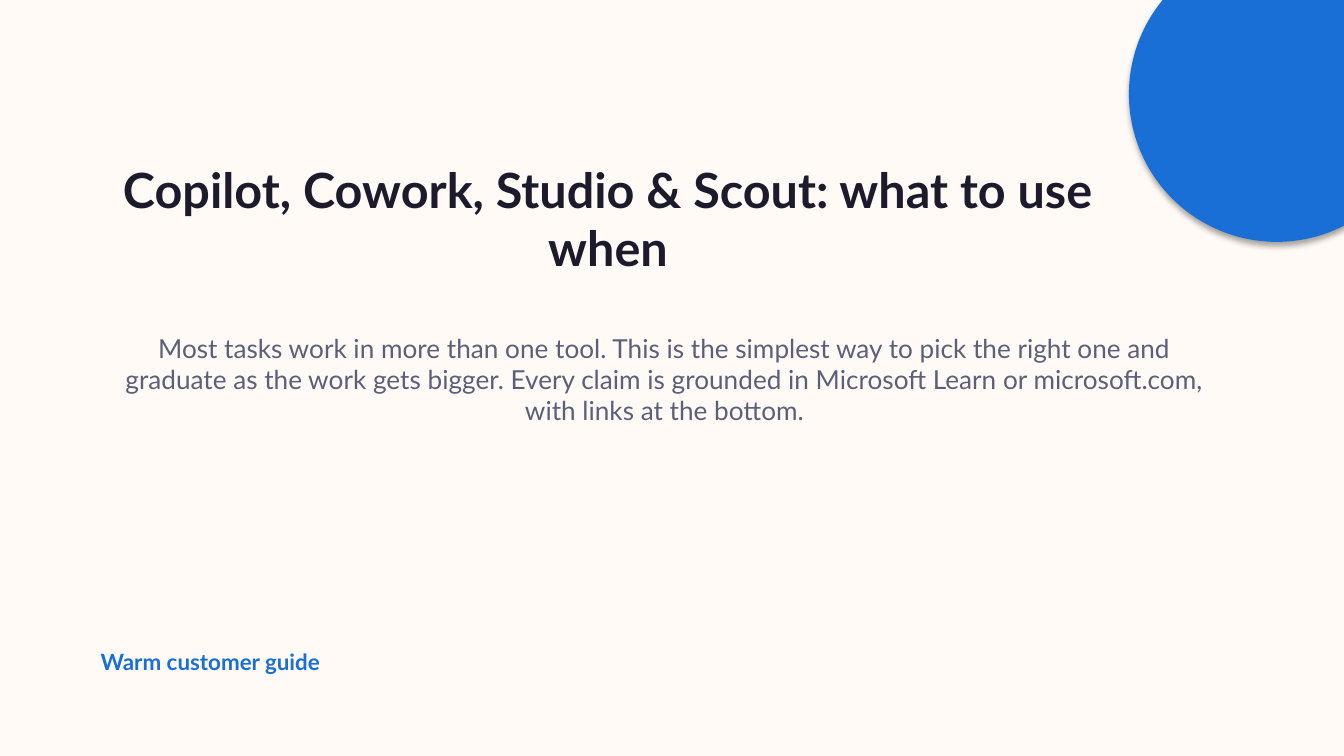
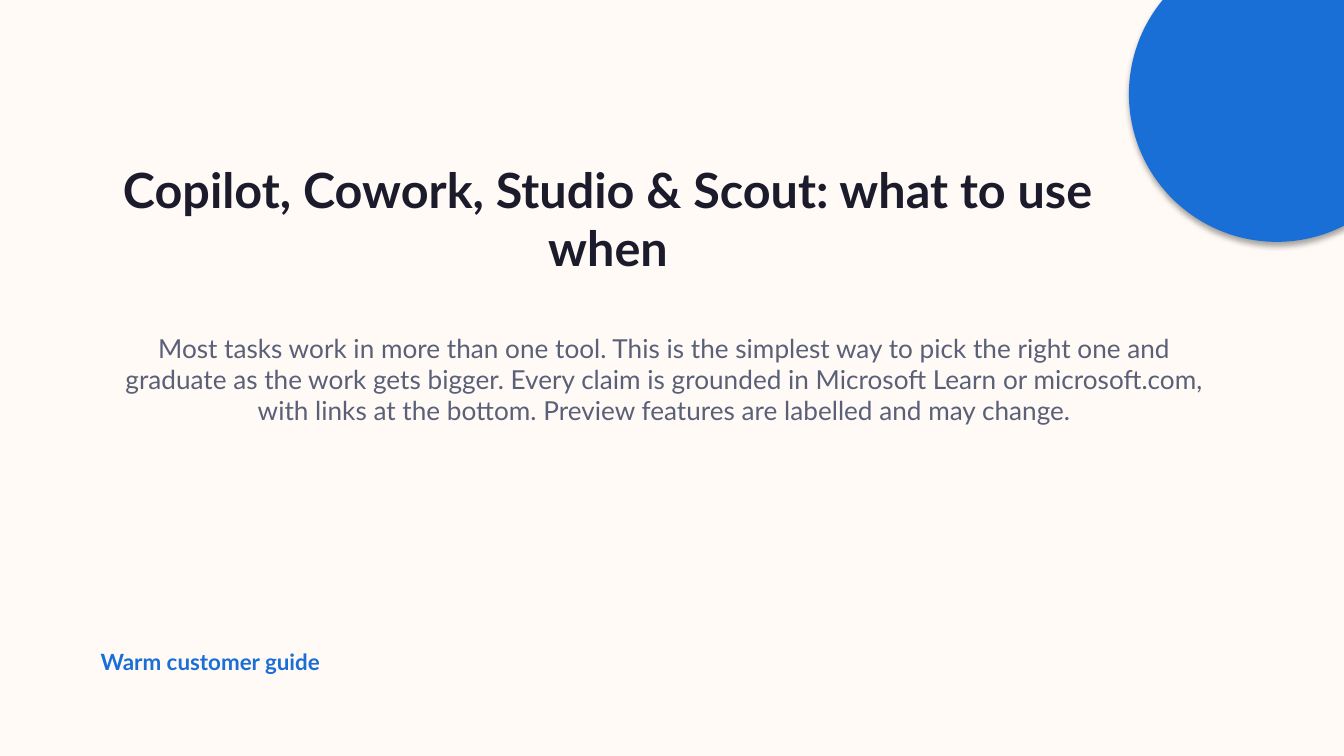
Before and after one commit to steffiyappy/copilot-what-to-use-when, a slide deck: slide 1 of slides/What to use when - Copilot, Cowork, Studio and Scout (Business - full).pptx. Drawn at 1344x756 pixels with LibreOffice and Linux fonts; fonts in the diff are those of the drawing. Boxes give left, top, right and bottom in pixels: in the first picture for what was removed or moved away, otherwise in the second. Text is boxed around its words. In the diff, an @@ line names an element or a change of style, - is before the commit and + after.

```diff
--- a/slides/What to use when - Copilot, Cowork, Studio and Scout (Business - full).pptx
+++ b/slides/What to use when - Copilot, Cowork, Studio and Scout (Business - full).pptx
@@ subtitle at [125,338,1203,425]: text changed @@
-Most tasks work in more than one tool. This is the simplest way to pick the right one and graduate as the work gets bigger. Every claim is grounded in Microsoft Learn or microsoft.com, with links at the bottom.
+Most tasks work in more than one tool. This is the simplest way to pick the right one and graduate as the work gets bigger. Every claim is grounded in Microsoft Learn or microsoft.com, with links at the bottom. Preview features are labelled and may change.
```
Also in this commit, not shown: 5 other slides changed, 8 other files.
